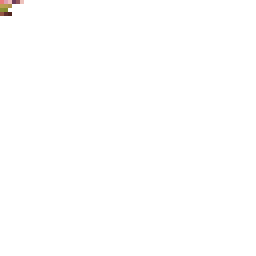
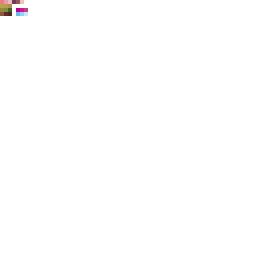
Layer changes from the first (256, 256) image to the second:
renamed "Layer 1" to "Layer1", painted on it over box(8, 8, 28, 16)
